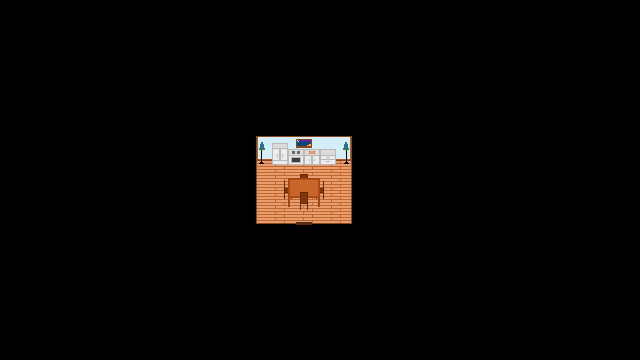
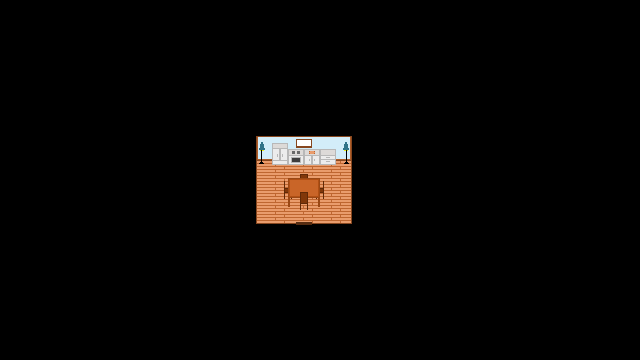
Comparing the layer stacks of the two 640 x 360 images. Changes:
painted on "Layer 2" over [297, 140, 311, 146]
painted on "Layer 1" over [297, 140, 311, 146]
hid "Background", painted on it over [297, 140, 311, 146]
